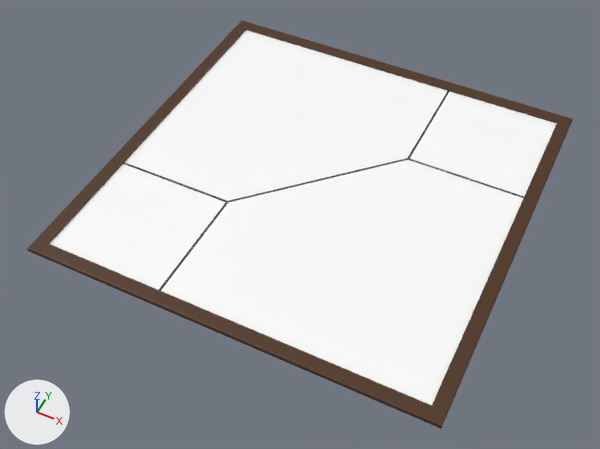
The glTF model models/frame2frontView.glb as it was, and as the next commit left it.
One viewpoint serves both versions: a 50 mm lens placed at (1.21, -2.63, 2.92), pointed at (-0.01, -0.19, -0.14). Arrows for +X, +Y and +Z are at lower left; the lights stay in place. Objects named as collision shapes, trigger or cutter boxes, shadow casters or lower levels of detail are left out.
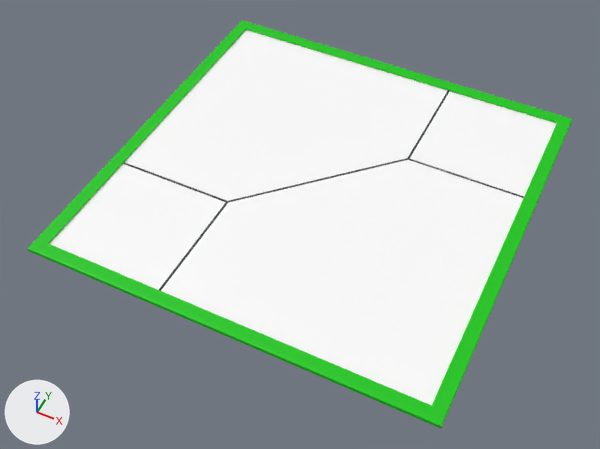
Patch to the scene script:
```diff
--- a/models/frame2frontView.glb.py
+++ b/models/frame2frontView.glb.py
@@ mat_material @@
 mat_material = principled_material('Material')
-mat_material.base_color = (0.0738, 0.0285, 0.00708)  # brown #4d2f14
+mat_material.base_color = (0.00278, 0.577, 0.00113)  # green #09c804
```

Location of each change, [x1, y1, x2, y2] in pixels of the pictures (600 x 449 px):
'Plane', recoloured (brown to green)
    both: [27, 20, 573, 428]
